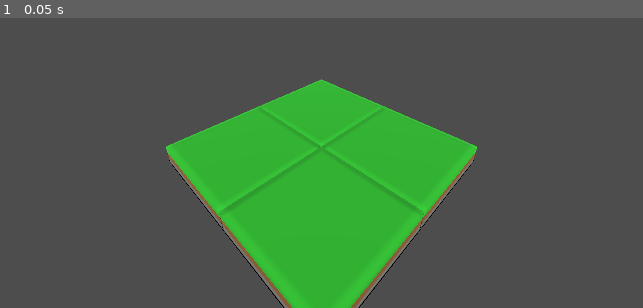
Above: before the commit, frame 1.
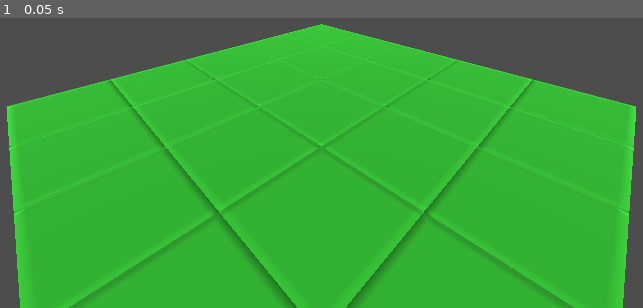
Above: after the commit, the same moment.

Repository: Ephesius/godot-voxels
Game: Godot game, scene res://scenes/world.tscn
The game is run twice, just before and just after one commit, with the same random seed, the same clock (stepped at 60 frames per second) and the same inputs. The project has no main scene, so this scene is started directly.
Inputs:
- Up to frame 1 (0.05 s): no input

The runs differ from the first frame. In frame 1, 59% of the frame differs, in the area x 0-100%, y 2-100%.

Commit message:
Fix chunk generation: remove unused variable and fix radius calculation

Diff:
--- a/scripts/chunk_manager.gd
+++ b/scripts/chunk_manager.gd
@@ -55,29 +55,30 @@
 func _generate_test_terrain(chunk: Chunk, chunk_pos: Vector3i):
 	# Create a simple ground layer
 	# We'll make layers at y=0 (stone), y=1 (dirt), y=2 (grass)
-	for x in range(Chunk.CHUNK_SIZE):
-		for z in range(Chunk.CHUNK_SIZE):
-			# Calculate the absolute world Y position for this chunk
-			var world_y_base = chunk_pos.y * Chunk.CHUNK_SIZE
-
-			# Only generate terrain in the bottom chunks (y=0)
-			if chunk_pos.y == 0:
+	# Only generate terrain in the bottom chunks (y=0)
+	if chunk_pos.y == 0:
+		for x in range(Chunk.CHUNK_SIZE):
+			for z in range(Chunk.CHUNK_SIZE):
 				chunk.set_block(x, 0, z, Block.Type.STONE)
 				chunk.set_block(x, 1, z, Block.Type.DIRT)
 				chunk.set_block(x, 2, z, Block.Type.GRASS)
 
 # Generate chunks in a square area around a center point
 # This is what you'd call when the player moves or when the world first loads
+# radius = number of chunks in each direction from center (inclusive)
+# Example: radius=2 around (0,0,0) generates chunks from (-2,-2) to (2,2) = 5×5 = 25 chunks
 func generate_chunks_around(center_chunk: Vector3i, radius: int = RENDER_DISTANCE_CHUNKS):
-	for x in range(center_chunk.x - radius, center_chunk.x + radius):
-		for z in range(center_chunk.z - radius, center_chunk.z + radius):
+	for x in range(center_chunk.x - radius, center_chunk.x + radius + 1):
+		for z in range(center_chunk.z - radius, center_chunk.z + radius + 1):
 			# For now, only generate ground level chunks (y = 0)
 			# Later we'll expand this to handle vertical chunks too
 			var chunk_pos = Vector3i(x, 0, z)
 
-			# Check world bounds (optional - remove if you want infinite terrain)
-			if x < 0 or x >= WORLD_SIZE_X_CHUNKS or z < 0 or z >= WORLD_SIZE_Z_CHUNKS:
-				continue
+			# Optional: Check world bounds if you want a limited world size
+			# For now, we'll allow negative coordinates (chunks west/north of origin)
+			# Uncomment these lines if you want to enforce world boundaries:
+			# if x < 0 or x >= WORLD_SIZE_X_CHUNKS or z < 0 or z >= WORLD_SIZE_Z_CHUNKS:
+			#     continue
 
 			generate_chunk(chunk_pos)
 
